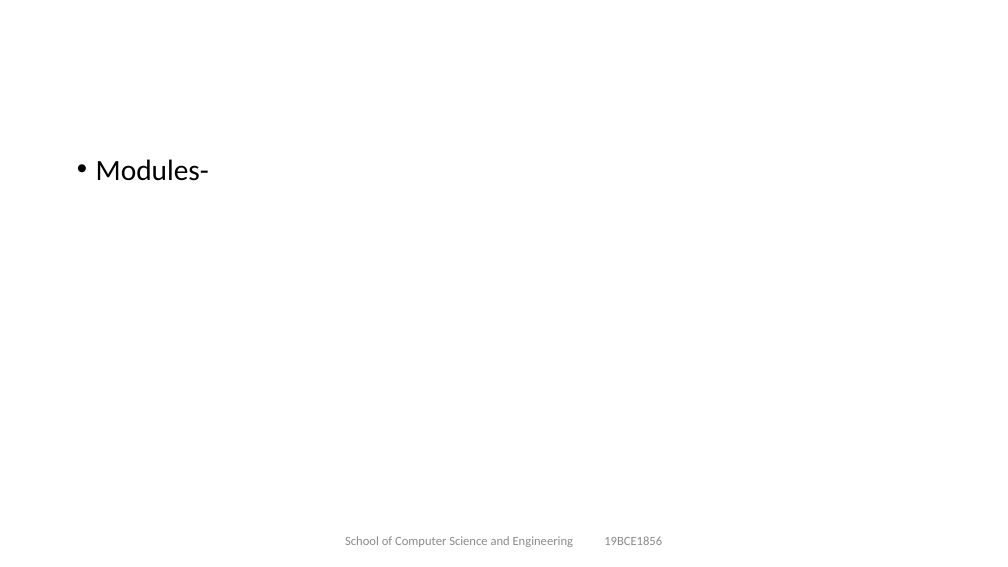
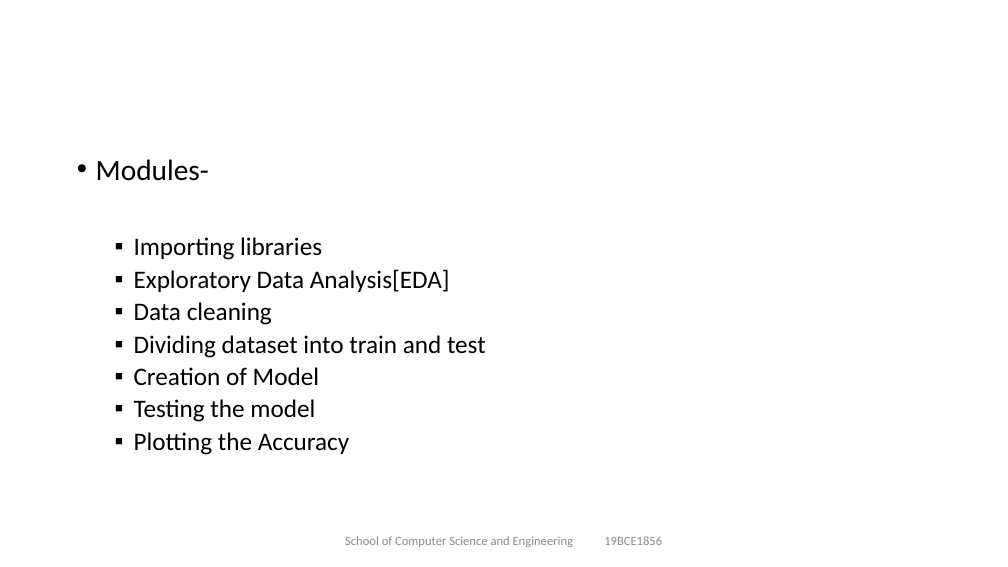
Before and after one commit to tusharmaurya267/E-commerce-Research-paper, a slide deck: slide 11 of CAPSTONE PROJECT REVIEW 2.pptx. Drawn at 1008x567 pixels with LibreOffice and Linux fonts; fonts in the diff are those of the drawing. Boxes give left, top, right and bottom in pixels: in the first picture for what was removed or moved away, otherwise in the second. Text is boxed around its words. In the diff, an @@ line names an element or a change of style, - is before the commit and + after.

```diff
--- a/CAPSTONE PROJECT REVIEW 2.pptx
+++ b/CAPSTONE PROJECT REVIEW 2.pptx
@@ text at (134,237,486,455): paragraphs added @@
+  ▪ Importing libraries
+  ▪ Exploratory Data Analysis[EDA]
+  ▪ Data cleaning
+  ▪ Dividing dataset into train and test
+  ▪ Creation of Model
+  ▪ Testing the model
+  ▪ Plotting the Accuracy
```
Also in this commit, not shown: 3 other slides changed, 1 slide added.
